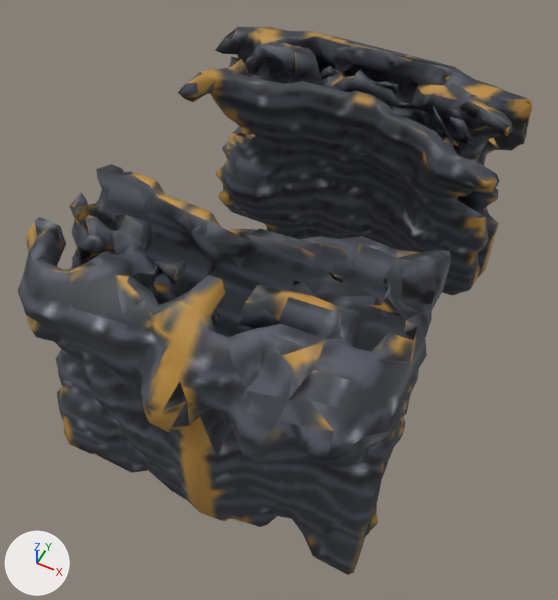
One commit to the glTF model www/proto3d/models/beth/equipment/fitted/rook/rook_scale_rare_chest.glb: the scene before it, then after it.
Before and after are seen from a camera (50 mm lens) standing at (0.328, -0.862, 2.194) and looking at (-0.017, -0.172, 1.331). Every picture has the same lights, and +X, +Y and +Z are marked at lower left. The older version comes first. Vertices at exactly the same position are counted once.

Script lines for the objects in view, before the commit:
```python
me_rook_scale_rare_chest_hi_001 = bpy.data.meshes.new('rook_scale_rare_chest_hi.001')
me_rook_scale_rare_chest_hi_001.from_pydata(...)  # 3494 vertices, 6994 faces; spans x -0.251..0.239, y -0.511..0.227, z 1.109..1.592
me_rook_scale_rare_chest_hi_001.materials.append(mat_rook_scale_rare_chest_mat)  # picture img_tex_rook_scale_rare_chest
ob_rook_scale_rare_chest = bpy.data.objects.new('rook_scale_rare_chest', me_rook_scale_rare_chest_hi_001)
ob_rook_scale_rare_chest.location = (0.0, 0.0, 0.0)
```
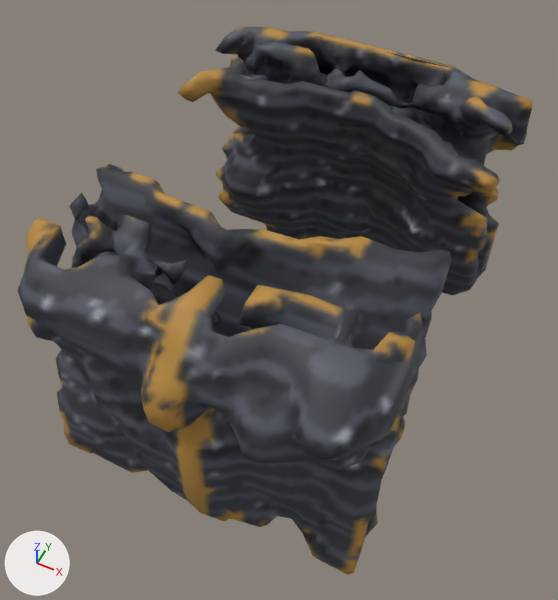
Patch to the scene script:
```diff
--- a/www/proto3d/models/beth/equipment/fitted/rook/rook_scale_rare_chest.glb.py
+++ b/www/proto3d/models/beth/equipment/fitted/rook/rook_scale_rare_chest.glb.py
@@ me_rook_scale_rare_chest_hi_001 @@
 # used by ob_rook_scale_rare_chest; location = (0.0, 0.0, 0.0)
-me_rook_scale_rare_chest_hi_001.from_pydata(...)  # 3494 vertices, 6994 faces; spans x -0.251..0.239, y -0.511..0.227, z 1.109..1.592
+me_rook_scale_rare_chest_hi_001.from_pydata(...)  # 3468 vertices, 7000 faces; spans x -0.251..0.239, y -0.511..0.227, z 1.109..1.592
+# me_rook_scale_rare_chest_hi_001 part 1: 13 loose pieces with 66 vertices, spanning x -0.11..0.221, y -0.41..0.12, z 1.509..1.58, are deleted
+# me_rook_scale_rare_chest_hi_001 part 2: 26 vertices removed from x -0.239..0.23, y -0.473..-0.248, z 1.166..1.578; 52 vertices added at x -0.24..0.23, y -0.478..-0.24, z 1.166..1.579
+# me_rook_scale_rare_chest_hi_001 part 3: 12 vertices removed from x -0.221..0.208, y 0.019..0.208, z 1.363..1.582; 24 vertices added at x -0.225..0.21, y 0.013..0.21, z 1.354..1.582
+# me_rook_scale_rare_chest_hi_001 part 4: 2451 kept faces spanning x -0.251..0.239, y -0.51..0.226, z 1.109..1.592 get new texture (UV) coordinates
+# other edits to the shape of me_rook_scale_rare_chest_hi_001 do not show in these pictures
 me_rook_scale_rare_chest_hi_001.materials.append(mat_rook_scale_rare_chest_mat)
```

Pixel boxes [x1, y1, x2, y2] of what changed, in the pictures (558 x 600 px; the box of a moved part takes in the faces that stretch with it):
part 1 of me_rook_scale_rare_chest_hi_001, deleted: before [290, 65, 500, 319]
part 2 of me_rook_scale_rare_chest_hi_001, moved or reshaped: before [78, 164, 424, 527]; after [78, 164, 423, 527]
part 3 of me_rook_scale_rare_chest_hi_001, moved or reshaped: [270, 27, 522, 199] in both
part 4 of me_rook_scale_rare_chest_hi_001, surface changed: [27, 27, 525, 574] in both
